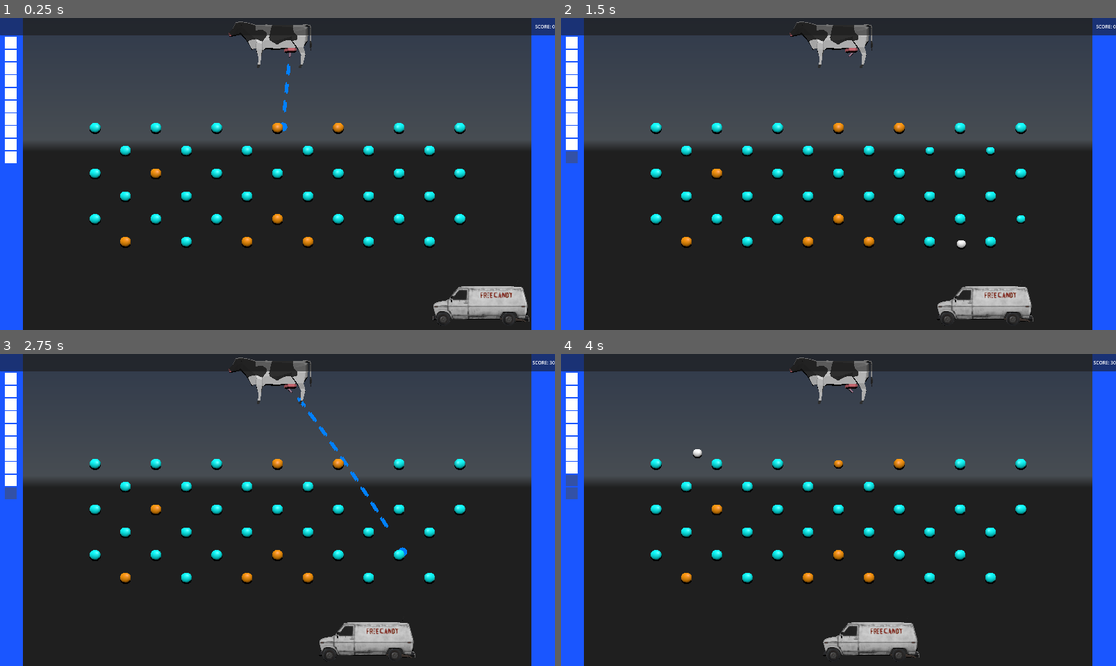
Above: before the commit, frames 1-4 (two rows, left to right).
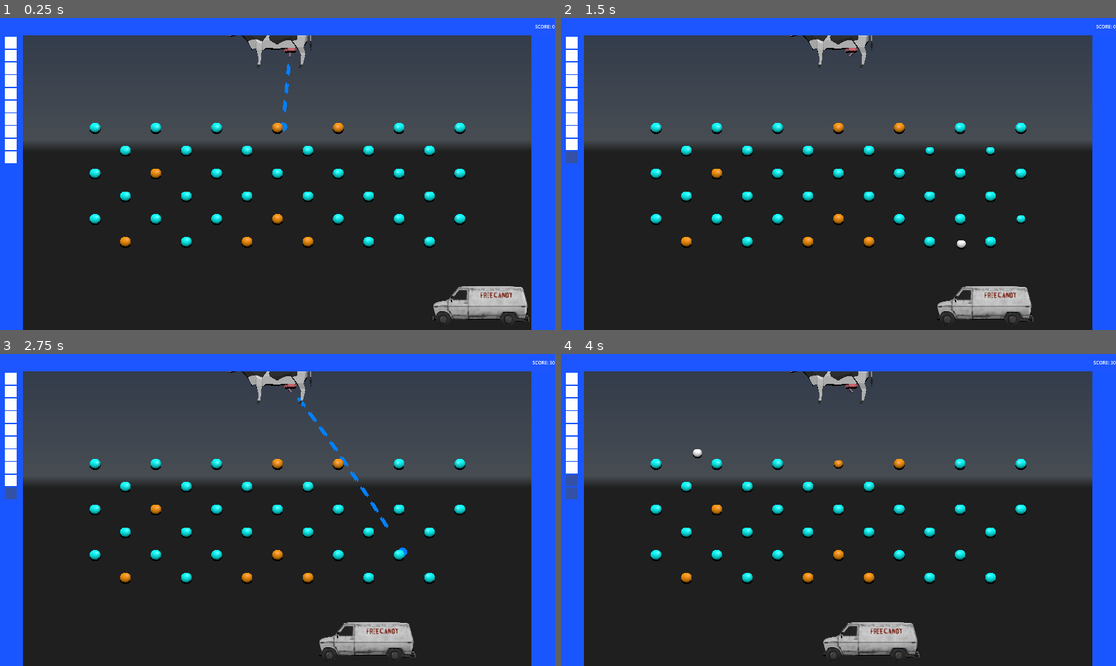
Above: after the commit, the same moments.

Repository: Temia116/Milke-2--Into-the-third-dimension
Game: Godot game, scene res://scenes/node_3d.tscn
Same seed, same stepped clock (60 frames per second), same inputs: the game is played once before the commit and once after it. A sky picture missing from this copy of the repository is replaced by a grey-blue gradient. Video files are missing from this copy of the repository; at most half a second of black plays in their place.
Inputs (mouse positions are in pixels of both pictures, inside the frame that each line leads up to):
- Up to frame 1 (0.25 s): no input
- Up to frame 2 (1.5 s): move the mouse to (960, 158) at 0.52 s; click (960, 158) at 0.67 s; move the mouse to (727, 189) at 1.27 s; click (727, 189) at 1.42 s
- Up to frame 3 (2.75 s): move the mouse to (333, 441) at 2.02 s; click (333, 441) at 2.17 s
- Up to frame 4 (4 s): move the mouse to (810, 572) at 2.77 s; click (810, 572) at 2.92 s; move the mouse to (1005, 556) at 3.52 s; click (1005, 556) at 3.67 s

The runs differ from the first frame. In frame 1, 5.6% of the frame differs, in the area x 0-100%, y 0-6%; in frame 2, 5.6%; in frame 3, 5.6%; in frame 4, 5.6%.

Commit message:
diddy blood
poop

Diff:
--- a/GameManager.gd
+++ b/GameManager.gd
@@ -22,10 +22,12 @@
 var total_orange_pegs: int = 0
 var orange_pegs_hit: int = 0
 
+# --- Level ---
+const MAX_LEVEL: int = 3
+var current_level: int = 1
+
 func _ready():
-	await get_tree().create_timer(0.1).timeout
-	total_orange_pegs = get_tree().get_nodes_in_group("orange_pegs").size()
-	print("Total orange pegs: ", total_orange_pegs)
+	# total_orange_pegs is set by PegSpawner after it finishes spawning
 	balls_changed.emit(balls_remaining)
 
 func add_score(base_points: int):
@@ -53,7 +55,6 @@
 	score_changed.emit(score)
 	print("Free ball awarded! Balls remaining: ", balls_remaining)
 
-
 func on_ball_launched():
 	current_state = State.BALL_IN_PLAY
 
@@ -61,8 +62,14 @@
 	balls_remaining -= 1
 	balls_changed.emit(balls_remaining)
 
+func reset_for_level():
+	score = 0
+	balls_remaining = 10
+	orange_pegs_hit = 0
+	total_orange_pegs = 0
+	current_state = State.IDLE
 
 func _process(_delta):
-	if balls_remaining <= 0 and current_state != State.GAME_OVER:
+	if balls_remaining <= 0 and current_state != State.GAME_OVER and current_state != State.LEVEL_COMPLETE:
 		current_state = State.GAME_OVER
 		game_over.emit()
--- a/HUD.tscn
+++ b/HUD.tscn
@@ -1,6 +1,9 @@
 [gd_scene format=3 uid="uid://bkv6tjg1ufssx"]
 
 [ext_resource type="Script" uid="uid://s26g3nem58om" path="res://HUD.gd" id="1_k5de2"]
+
+[sub_resource type="StyleBoxFlat" id="StyleBoxFlat_k5de2"]
+bg_color = Color(0.11372549, 0.3372549, 1, 1)
 
 [node name="HUD" type="CanvasLayer" unique_id=289833468]
 script = ExtResource("1_k5de2")
@@ -10,6 +13,7 @@
 anchor_right = 1.0
 offset_bottom = 60.0
 grow_horizontal = 2
+theme_override_styles/panel = SubResource("StyleBoxFlat_k5de2")
 
 [node name="ScoreLabel" type="Label" parent="TopBar" unique_id=1661182190]
 layout_mode = 2
--- a/PegSpawner.gd
+++ b/PegSpawner.gd
@@ -5,45 +5,96 @@
 @export var orange_peg_scene: PackedScene
 @export var green_peg_scene: PackedScene
 
+# ---------------------------------------------------------------------------
+# LEVEL 1 — The Pasture (Tutorial)
+# Classic staggered grid. Simple and open — teaches the basics.
+# ---------------------------------------------------------------------------
 var level_1 = [
 	# Row 1
-	[-12, 3, "blue"], [-8, 3, "blue"], [-4, 3, "blue"], [0, 3, "blue"], [4, 3, "blue"], [8, 3, "blue"], [12, 3, "blue"],
+	[-12, 3.0, "blue"], [-8, 3.0, "blue"], [-4, 3.0, "blue"], [0, 3.0, "blue"],
+	[4, 3.0, "blue"], [8, 3.0, "blue"], [12, 3.0, "blue"],
 	# Row 2
-	[-10, 1.5, "blue"], [-6, 1.5, "blue"], [-2, 1.5, "blue"], [2, 1.5, "blue"], [6, 1.5, "blue"], [10, 1.5, "blue"],
+	[-10, 1.5, "blue"], [-6, 1.5, "blue"], [-2, 1.5, "blue"], [2, 1.5, "blue"],
+	[6, 1.5, "blue"], [10, 1.5, "blue"],
 	# Row 3
-	[-12, 0, "blue"], [-8, 0, "blue"], [-4, 0, "blue"], [0, 0, "blue"], [4, 0, "blue"], [8, 0, "blue"], [12, 0, "blue"],
+	[-12, 0.0, "blue"], [-8, 0.0, "blue"], [-4, 0.0, "blue"], [0, 0.0, "blue"],
+	[4, 0.0, "blue"], [8, 0.0, "blue"], [12, 0.0, "blue"],
 	# Row 4
-	[-10, -1.5, "blue"], [-6, -1.5, "blue"], [-2, -1.5, "blue"], [2, -1.5, "blue"], [6, -1.5, "blue"], [10, -1.5, "blue"],
+	[-10, -1.5, "blue"], [-6, -1.5, "blue"], [-2, -1.5, "blue"], [2, -1.5, "blue"],
+	[6, -1.5, "blue"], [10, -1.5, "blue"],
 	# Row 5
-	[-12, -3, "blue"], [-8, -3, "blue"], [-4, -3, "blue"], [0, -3, "blue"], [4, -3, "blue"], [8, -3, "blue"], [12, -3, "blue"],
-	#Row 6
-	[-10, -4.5, "blue"], [-6, -4.5, "blue"], [-2, -4.5, "blue"], [2, -4.5, "blue"], [6, -4.5, "blue"], [10, -4.5, "blue"]
-	]
+	[-12, -3.0, "blue"], [-8, -3.0, "blue"], [-4, -3.0, "blue"], [0, -3.0, "blue"],
+	[4, -3.0, "blue"], [8, -3.0, "blue"], [12, -3.0, "blue"],
+	# Row 6
+	[-10, -4.5, "blue"], [-6, -4.5, "blue"], [-2, -4.5, "blue"], [2, -4.5, "blue"],
+	[6, -4.5, "blue"], [10, -4.5, "blue"]
+]
+
+# ---------------------------------------------------------------------------
+# LEVEL 2 — The Smile (Twin Arcs)
+# Two curved arcs — a frown on top, a smile below.
+# ---------------------------------------------------------------------------
+var level_2 = [
+	[-10.0,  2.5,  "blue"], [-9.51,  1.26, "blue"], [-8.09,  0.15, "blue"],
+	[-5.88, -0.74, "blue"], [-3.09, -1.3,  "blue"], [ 0.0,  -1.5,  "blue"],
+	[ 3.09, -1.3,  "blue"], [ 5.88, -0.74, "blue"], [ 8.09,  0.15, "blue"],
+	[ 9.51,  1.26, "blue"], [10.0,   2.5,  "blue"],
+	[ 9.9,  -1.5,  "blue"], [ 9.42, -0.53, "blue"], [ 8.01,  0.35, "blue"],
+	[ 5.82,  1.05, "blue"], [ 3.06,  1.5,  "blue"], [ 0.0,   1.65, "blue"],
+	[-3.06,  1.5,  "blue"], [-5.82,  1.05, "blue"], [-8.01,  0.35, "blue"],
+	[-9.42, -0.53, "blue"], [-9.9,  -1.5,  "blue"],
+	[-11,  1.0,  "blue"], [-11, -0.5,  "blue"], [-11, -2.0,  "blue"], [-10, -3.5,  "blue"],
+	[ 11,  1.0,  "blue"], [ 11, -0.5,  "blue"], [ 11, -2.0,  "blue"], [ 10, -3.5,  "blue"],
+	[-5, -3.5, "blue"], [0, -4.0, "blue"], [5, -3.5, "blue"],
+	[-3,  0.2, "blue"], [3,  0.2, "blue"], [0, -0.8, "blue"],
+	[-6, -2.5, "blue"], [6, -2.5, "blue"],
+]
+
+# ---------------------------------------------------------------------------
+# LEVEL 3 — The Rings (Twin Circles + Diagonal)
+# Two full peg rings with a diagonal scatter bridging them.
+# ---------------------------------------------------------------------------
+var level_3 = [
+	[-0.5,  0.5,  "blue"], [-1.36, 3.15, "blue"], [-3.61, 4.78, "blue"],
+	[-6.39, 4.78, "blue"], [-8.64, 3.15, "blue"], [-9.5,  0.5,  "blue"],
+	[-8.64,-2.15, "blue"], [-6.39,-3.78, "blue"], [-3.61,-3.78, "blue"], [-1.36,-2.15, "blue"],
+	[ 9.5,  0.5,  "blue"], [ 8.64, 3.15, "blue"], [ 6.39, 4.78, "blue"],
+	[ 3.61, 4.78, "blue"], [ 1.36, 3.15, "blue"], [ 0.5,  0.5,  "blue"],
+	[ 1.36,-2.15, "blue"], [ 3.61,-3.78, "blue"], [ 6.39,-3.78, "blue"], [ 8.64,-2.15, "blue"],
+	[-11,  3.5, "blue"], [-8,  2.5, "blue"], [-2,  3.0, "blue"],
+	[  2, -3.0, "blue"], [ 8, -2.5, "blue"], [11, -3.5, "blue"],
+	[-10, -4.0, "blue"], [-7, -4.0, "blue"], [-4, -4.0, "blue"],
+	[  0, -4.0, "blue"], [ 4, -4.0, "blue"], [ 7, -4.0, "blue"], [10, -4.0, "blue"],
+	[0, 0.5, "blue"],
+]
+
+# ---------------------------------------------------------------------------
+
 func _ready():
-	spawn_level(level_1)
+	spawn_level(GameManager.current_level)
 
-func spawn_level(layout: Array):
-	var blue_indices = []
-	for i in range(layout.size()):
-		if layout[i][2] == "blue":
-			blue_indices.append(i)
+func spawn_level(level_num: int):
+	var layout: Array
+	match level_num:
+		1: layout = level_1
+		2: layout = level_2
+		3: layout = level_3
+		_:
+			push_error("PegSpawner: No layout defined for level " + str(level_num))
+			return
 
-	var orange_count = max(1, int(blue_indices.size() * 0.20))
-	blue_indices.shuffle()
-	var orange_indices = blue_indices.slice(0, orange_count)
-
-	print("Total blue pegs: ", blue_indices.size())
-	print("Orange count: ", orange_count)
-	print("Orange indices: ", orange_indices)
+	# Randomly assign ~20% of pegs as orange
+	var orange_count = max(1, int(layout.size() * 0.20))
+	var shuffled_indices = range(layout.size())
+	shuffled_indices = Array(shuffled_indices)
+	shuffled_indices.shuffle()
+	var orange_indices = shuffled_indices.slice(0, orange_count)
 
 	for i in range(layout.size()):
 		var entry = layout[i]
-		var x = entry[0]
-		var y = entry[1]
-		var type = entry[2]
-
-		if i in orange_indices:
-			type = "orange"
+		var x    = entry[0]
+		var y    = entry[1]
+		var type = "orange" if i in orange_indices else entry[2]
 
 		var peg_scene = _get_scene_for_type(type)
 		if peg_scene == null:
@@ -54,9 +105,15 @@
 		add_child(peg)
 		peg.position = Vector3(x, y, 0.0)
 
+	# Wait one frame so all pegs finish _ready() and join their groups
+	# THEN tell GameManager the real orange count
+	await get_tree().process_frame
+	GameManager.total_orange_pegs = get_tree().get_nodes_in_group("orange_pegs").size()
+	print("Level ", level_num, " loaded. Orange pegs: ", GameManager.total_orange_pegs)
+
 func _get_scene_for_type(type: String) -> PackedScene:
 	match type:
-		"blue": return blue_peg_scene
+		"blue":   return blue_peg_scene
 		"orange": return orange_peg_scene
-		"green": return green_peg_scene
+		"green":  return green_peg_scene
 	return null
--- a/WinScreen.gd
+++ b/WinScreen.gd
@@ -1,20 +1,27 @@
+# WinScreen.gd
 extends CanvasLayer
 
-@onready var retry_button = $Button
 @onready var score_label = $ScoreLabel
+@onready var retry_button = $RetryButton
+@onready var next_button = $NextButton
 
 func _ready():
 	visible = false
 	retry_button.pressed.connect(_on_retry_pressed)
+	next_button.pressed.connect(_on_next_pressed)
 	GameManager.level_complete.connect(_on_level_complete)
 
 func _on_level_complete():
 	visible = true
 	score_label.text = "SCORE: " + str(GameManager.score)
+	# Hide Next Level button if we're on the last level
+	next_button.visible = GameManager.current_level < GameManager.MAX_LEVEL
 
 func _on_retry_pressed():
-	GameManager.score = 0
-	GameManager.balls_remaining = 10
-	GameManager.orange_pegs_hit = 0
-	GameManager.current_state = GameManager.State.IDLE
+	GameManager.reset_for_level()
 	get_tree().change_scene_to_file("res://scenes/node_3d.tscn")
+
+func _on_next_pressed():
+	GameManager.current_level += 1
+	GameManager.reset_for_level()
+	get_tree().change_scene_to_file("res://scenes/node_3d.tscn")
--- a/WinScreen.tscn
+++ b/WinScreen.tscn
@@ -30,10 +30,18 @@
 horizontal_alignment = 1
 vertical_alignment = 1
 
-[node name="Button" type="Button" parent="." unique_id=1501760177]
+[node name="RetryButton" type="Button" parent="." unique_id=1501760177]
 offset_left = 836.0
 offset_top = 516.0
 offset_right = 1135.0
 offset_bottom = 593.0
 theme_override_font_sizes/font_size = 50
 text = "PLAY AGAIN"
+
+[node name="NextButton" type="Button" parent="." unique_id=326871586]
+offset_left = 802.0
+offset_top = 599.0
+offset_right = 1090.0
+offset_bottom = 676.0
+theme_override_font_sizes/font_size = 50
+text = "NEXT LEVEL"
--- a/project.godot
+++ b/project.godot
@@ -12,7 +12,7 @@
 
 config/name="fart balls game chud evil"
 run/main_scene="uid://cio1r2gxqj6hy"
-config/features=PackedStringArray("4.6", "Forward Plus")
+config/features=PackedStringArray("4.7", "Forward Plus")
 config/icon="res://icon.svg"
 
 [autoload]
